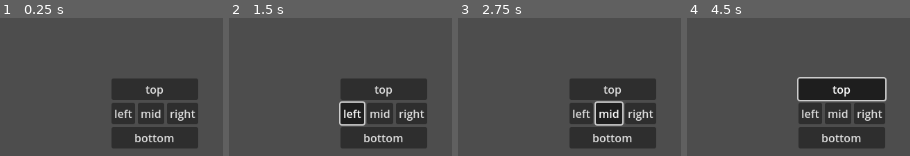
Above: before the commit, frames 1-4 (left to right).
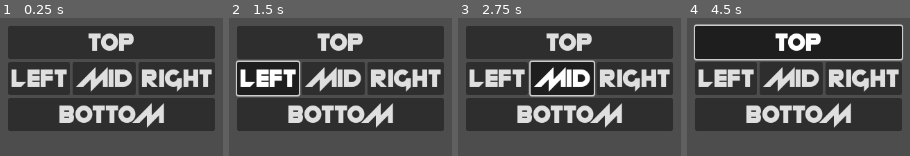
Above: after the commit, the same moments.

Repository: SytonK/settings-and-menus
Game: Godot game, scene res://UI/menus/button group/button_group_menu.tscn
Same seed, same stepped clock (60 frames per second), same inputs: the game is played once before the commit and once after it. The project has no main scene, so this scene is started directly.
Inputs:
- Up to frame 1 (0.25 s): no input
- Up to frame 2 (1.5 s): click "top" at 0.5 s; click "left" at 1.25 s
- Up to frame 3 (2.75 s): click "mid" at 2 s
- Up to frame 4 (4.5 s): click "right" at 2.75 s; click "bottom" at 3.5 s; click "top" at 4.25 s

The runs differ from the first frame. In frame 1, 63% of the frame differs, in the area x 3-97%, y 5-95%; in frame 2, 64%; in frame 3, 64%; in frame 4, 66%, in the area x 3-97%, y 4-95%.

Commit message:
theme and font

Diff:
--- a/UI/menus/button group/button_group_menu.tscn
+++ b/UI/menus/button group/button_group_menu.tscn
@@ -1,6 +1,7 @@
-[gd_scene load_steps=2 format=3 uid="uid://dvmfo6jweuqar"]
+[gd_scene load_steps=3 format=3 uid="uid://dvmfo6jweuqar"]
 
 [ext_resource type="ButtonGroup" uid="uid://cr7pxp8bmybb5" path="res://UI/menus/button group/new_button_group.tres" id="1_072jk"]
+[ext_resource type="Theme" uid="uid://sb00nxlrtgi0" path="res://theme/base_theme.tres" id="1_hrgq1"]
 
 [node name="ButtonGroupMenu" type="Control"]
 layout_mode = 3
@@ -11,11 +12,21 @@
 anchor_bottom = 0.5
 grow_horizontal = 2
 grow_vertical = 2
+theme = ExtResource("1_hrgq1")
 
 [node name="VBoxContainer" type="VBoxContainer" parent="."]
-layout_mode = 0
-offset_right = 40.0
-offset_bottom = 40.0
+layout_mode = 1
+anchors_preset = 8
+anchor_left = 0.5
+anchor_top = 0.5
+anchor_right = 0.5
+anchor_bottom = 0.5
+offset_left = -148.0
+offset_top = -76.0
+offset_right = 148.0
+offset_bottom = 76.0
+grow_horizontal = 2
+grow_vertical = 2
 
 [node name="TopButton" type="Button" parent="VBoxContainer"]
 layout_mode = 2
--- /dev/null
+++ b/theme/base_theme.tres
@@ -0,0 +1,7 @@
+[gd_resource type="Theme" load_steps=2 format=3 uid="uid://sb00nxlrtgi0"]
+
+[ext_resource type="FontFile" uid="uid://svo3asnbc447" path="res://assets/fonts/Neon machine.ttf" id="1_364lw"]
+
+[resource]
+default_font = ExtResource("1_364lw")
+default_font_size = 36
Binary file added: assets/fonts/Neon machine.ttf
Not shown, added: assets/fonts/Neon machine.ttf.import
